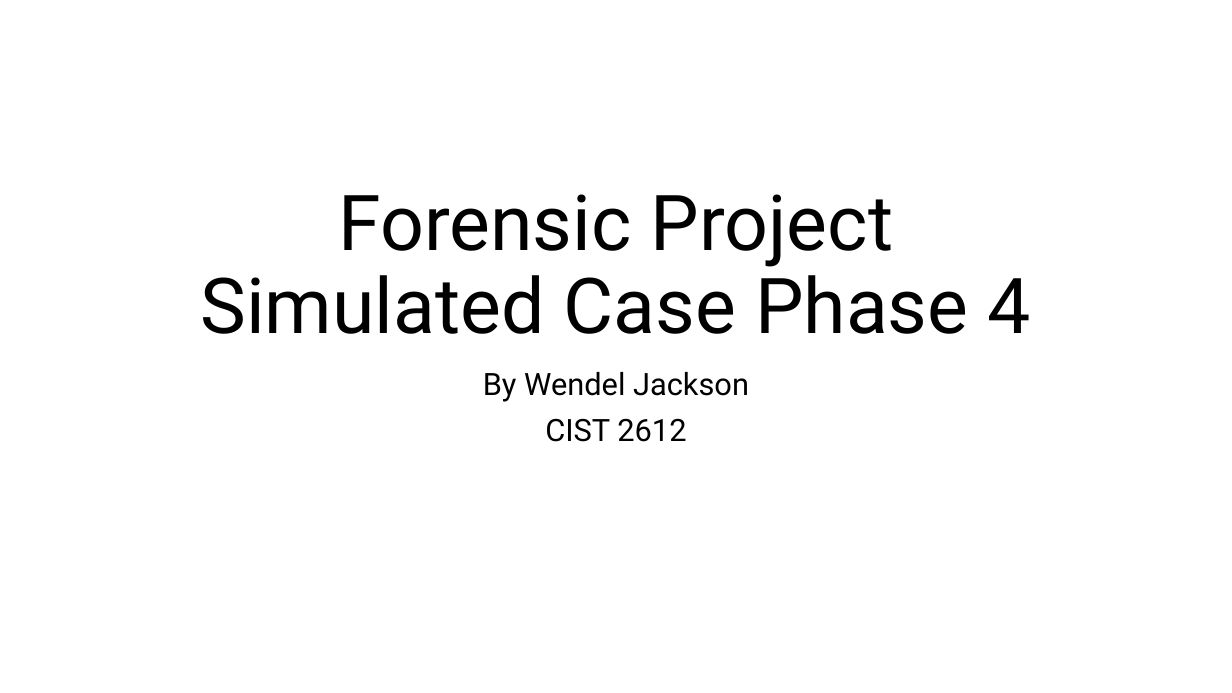
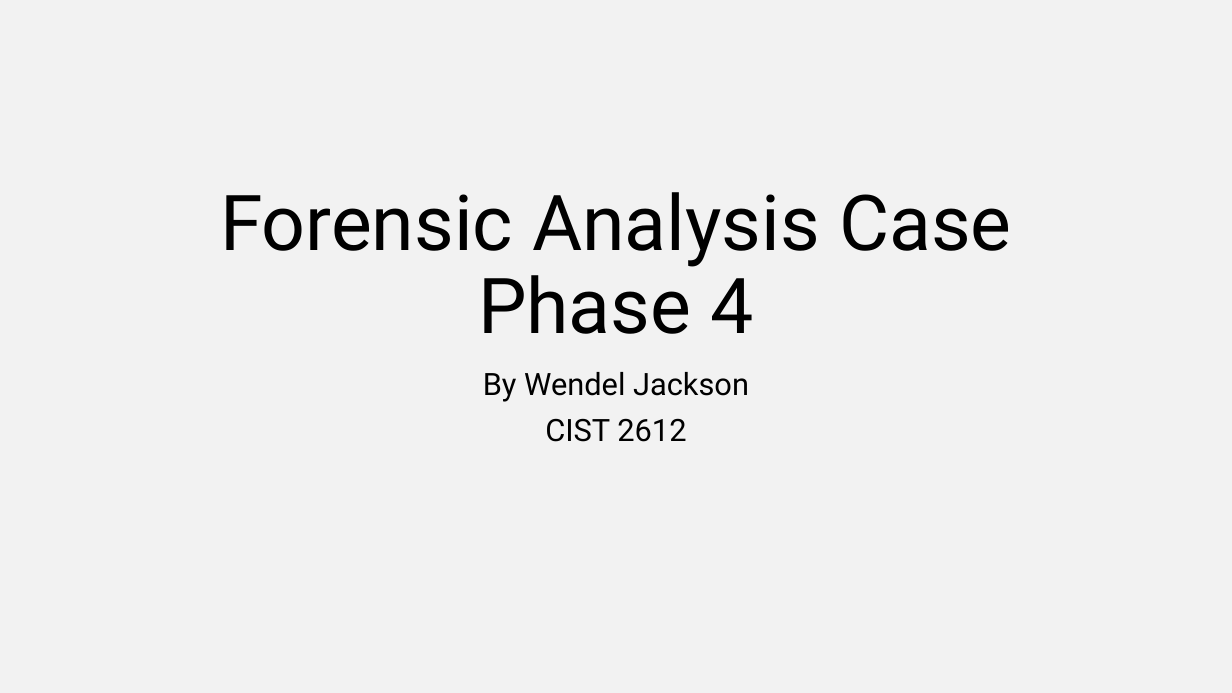
Before and after one commit to wendeldjr/Forensics_Kali_Project, a slide deck: slide 1 of Forensic Project Phase 4.pptx. Drawn at 1232x693 pixels with LibreOffice and Linux fonts; fonts in the diff are those of the drawing. Boxes give left, top, right and bottom in pixels: in the first picture for what was removed or moved away, otherwise in the second. Text is boxed around its words. In the diff, an @@ line names an element or a change of style, - is before the commit and + after.

Commit message:
Updated phase 2,3 and 4 documents and presentations.

```diff
--- a/Forensic Project Phase 4.pptx
+++ b/Forensic Project Phase 4.pptx
@@ background #FFFFFF to #F2F2F2 @@
@@ title at (220,192,1011,334): text changed @@
-Forensic Project Simulated Case Phase 4
+Forensic Analysis Case Phase 4
```
Also in this commit, not shown: 3 other slides changed, 10 slides added, 3 slides removed, 6 other files.
